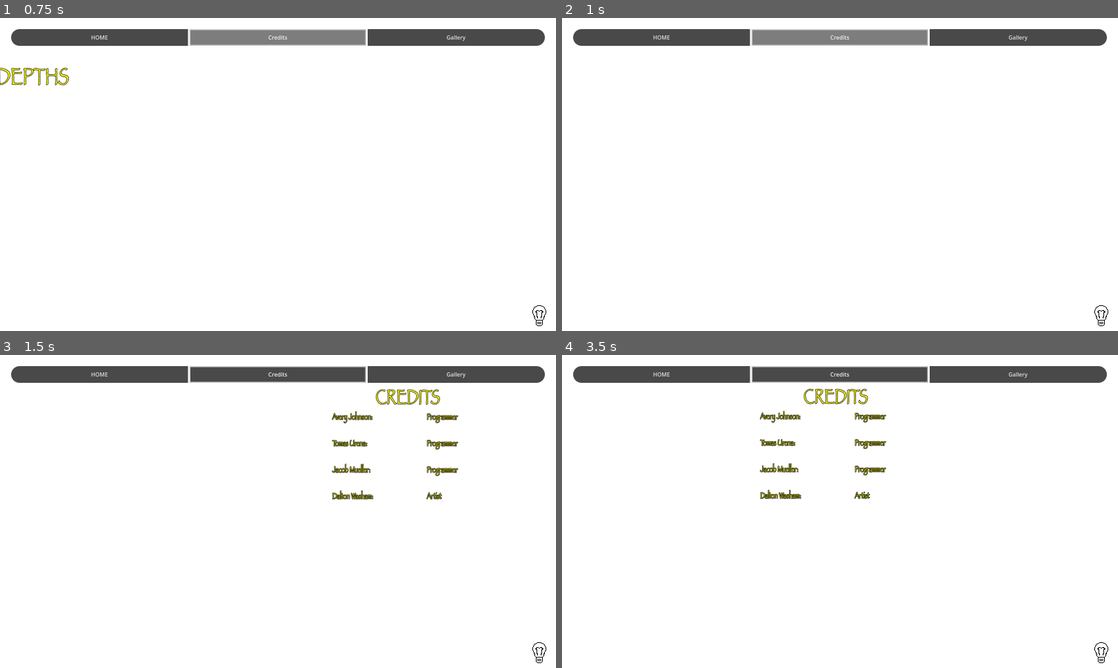
Above: before the commit, frames 1-4 (two rows, left to right).
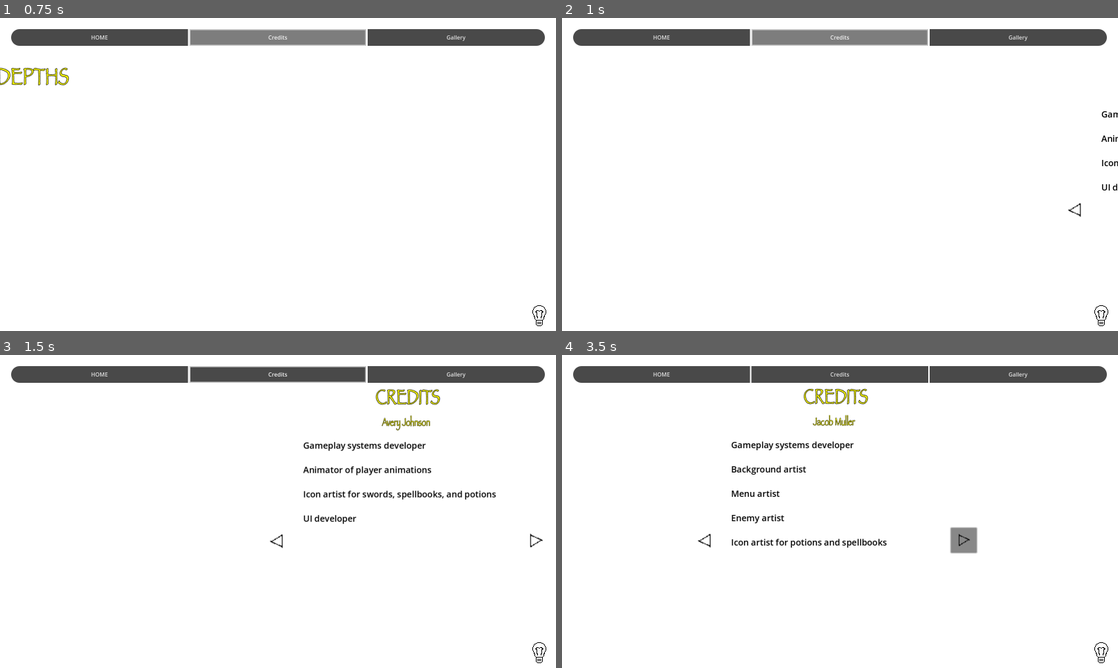
Above: after the commit, the same moments.

Repository: gremloid/In-The-Depths-Website
Game: Godot game, scene res://main.tscn
The game is run twice, just before and just after one commit, with the same random seed, the same clock (stepped at 60 frames per second) and the same inputs.
Inputs (mouse positions are in pixels of both pictures, inside the frame that each line leads up to):
- Up to frame 1 (0.75 s): click "Credits" at 0.5 s
- Up to frame 2 (1 s): no input
- Up to frame 3 (1.5 s): click (366, 545) at 1.27 s
- Up to frame 4 (3.5 s): click (1012, 536) at 2.02 s; click (973, 542) at 2.77 s

Frame 1 is identical in both runs. In frame 2, 0.2% of the frame differs, in the area x 91-100%, y 29-64%; in frame 3, 2.0%; in frame 4, 2.5%, in the area x 24-75%, y 3-64%.

Commit message:
Uodated Credits Screen
Updated the credits screen to be more stylized and be able to hold more information

Diff:
--- /dev/null
+++ b/in-the-depths-website/credits.gd
@@ -0,0 +1,27 @@
+extends Node2D
+
+var avery_text = 'Gameplay systems developer\n\nAnimator of player animations\n\nIcon artist for swords, spellbooks, and potions\n\nUI developer'
+var tomas_text = 'Gameplay systems developer\n\nLore master\n\nIcon artist for items'
+var jacob_text = 'Gameplay systems developer\n\nBackground artist\n\nMenu artist\n\nEnemy artist\n\nIcon artist for potions and spellbooks'
+var dalton_text = 'Enemy artist'
+
+var text_array = [avery_text, tomas_text, jacob_text, dalton_text]
+var names_array = ['Avery Johnson', 'Tomas Urena', 'Jacob Muller', 'Dalton Washam']
+
+var current_index = 0
+
+func next_pressed() -> void:
+	if current_index == 3:
+		current_index = 0
+	else:
+		current_index += 1
+	$Name.text = '[outline_size=3]' + names_array[current_index] + '[/outline_size]'
+	$Roles.text = text_array[current_index]
+
+func previous_pressed() -> void:
+	if current_index == 0:
+		current_index = 3
+	else:
+		current_index -= 1
+	$Name.text = '[outline_size=3]' + names_array[current_index] + '[/outline_size]'
+	$Roles.text = text_array[current_index]
--- a/in-the-depths-website/gallery.gd
+++ b/in-the-depths-website/gallery.gd
@@ -225,7 +225,7 @@
 
 func _on_magic_missile_button_pressed() -> void:
 	current_spell = 'Magic Missile'
-	current_spell_animation = 'magic_missle'
+	current_spell_animation = 'magic_missile'
 	set_text('Magic Missile')
 
 func _on_chain_lightning_button_pressed() -> void:
--- a/in-the-depths-website/main.gd
+++ b/in-the-depths-website/main.gd
@@ -7,6 +7,9 @@
 var offset = 80
 
 @onready var center = $CenterNodes/MainPageCenter.global_position
+
+func _ready():
+	$Credits/Roles.modulate = 'WHITE'
 
 func _process(delta):
 	# 1. Get the current mouse position in the viewport
@@ -99,3 +102,15 @@
 	center_camera_x()
 	center_camera_y()
 	$Camera2D.position_smoothing_speed = 2
+
+func _on_previous_pressed() -> void:
+	$AnimationPlayer.play('credits_fade_out')
+	await $AnimationPlayer.animation_finished
+	$Credits.previous_pressed()
+	$AnimationPlayer.play('credits_fade_in')
+
+func _on_next_pressed() -> void:
+	$AnimationPlayer.play('credits_fade_out')
+	await $AnimationPlayer.animation_finished
+	$Credits.next_pressed()
+	$AnimationPlayer.play('credits_fade_in')
--- a/in-the-depths-website/main.tscn
+++ b/in-the-depths-website/main.tscn
@@ -13,8 +13,11 @@
 [ext_resource type="Texture2D" uid="uid://bxh6mtecfnmrd" path="res://Art/Website-Icons/play-icon-darkmode.png" id="9_hrvbo"]
 [ext_resource type="Script" uid="uid://bb52eaws2d10f" path="res://gallery.gd" id="9_xuqvo"]
 [ext_resource type="Texture2D" uid="uid://d2ct4j0b68bl2" path="res://Art/Sword-Icons/Leaf-Blade.png" id="10_cegan"]
+[ext_resource type="Texture2D" uid="uid://dqoggr3q7o4en" path="res://Art/Website-Icons/previous-icon-darkmode.png" id="10_kkkcx"]
+[ext_resource type="Script" uid="uid://b4tbm6e4klcg0" path="res://credits.gd" id="11_0dhbp"]
 [ext_resource type="Texture2D" uid="uid://db6swvhdknrml" path="res://Art/Sword-Icons/Fire-Sword.png" id="11_82xsv"]
 [ext_resource type="Texture2D" uid="uid://cli2dalhfbbfr" path="res://Art/Sword-Icons/Poison-Sword.png" id="12_getpj"]
+[ext_resource type="Texture2D" uid="uid://hfig2f80kyqu" path="res://Art/Website-Icons/previous-icon-lightmode.png" id="12_jx0wj"]
 [ext_resource type="Texture2D" uid="uid://ccfndm87p2rgi" path="res://Art/Sword-Icons/Lightning-Sword.png" id="13_ryguw"]
 [ext_resource type="Texture2D" uid="uid://c7sfd6wmrc06h" path="res://Art/Sword-Icons/Slime-Sword.png" id="14_d13ii"]
 [ext_resource type="Texture2D" uid="uid://cbo5v452n2xu2" path="res://Art/Sword-Icons/Gladius.png" id="15_1u8w0"]
@@ -284,6 +287,90 @@
 "update": 0,
 "values": [Color(0, 0, 0, 0.5019608)]
 }
+tracks/13/type = "value"
+tracks/13/imported = false
+tracks/13/enabled = true
+tracks/13/path = NodePath("Credits/Roles:theme_override_colors/default_color")
+tracks/13/interp = 1
+tracks/13/loop_wrap = true
+tracks/13/keys = {
+"times": PackedFloat32Array(0),
+"transitions": PackedFloat32Array(1),
+"update": 0,
+"values": [Color(0, 0, 0, 1)]
+}
+tracks/14/type = "value"
+tracks/14/imported = false
+tracks/14/enabled = true
+tracks/14/path = NodePath("Credits/Next:icon")
+tracks/14/interp = 1
+tracks/14/loop_wrap = true
+tracks/14/keys = {
+"times": PackedFloat32Array(0),
+"transitions": PackedFloat32Array(1),
+"update": 1,
+"values": [ExtResource("49_sm6fg")]
+}
+tracks/15/type = "value"
+tracks/15/imported = false
+tracks/15/enabled = true
+tracks/15/path = NodePath("Credits/Previous:icon")
+tracks/15/interp = 1
+tracks/15/loop_wrap = true
+tracks/15/keys = {
+"times": PackedFloat32Array(0),
+"transitions": PackedFloat32Array(1),
+"update": 1,
+"values": [ExtResource("12_jx0wj")]
+}
+tracks/16/type = "value"
+tracks/16/imported = false
+tracks/16/enabled = true
+tracks/16/path = NodePath("Credits/Next:modulate")
+tracks/16/interp = 1
+tracks/16/loop_wrap = true
+tracks/16/keys = {
+"times": PackedFloat32Array(0),
+"transitions": PackedFloat32Array(1),
+"update": 0,
+"values": [Color(1, 1, 1, 1)]
+}
+tracks/17/type = "value"
+tracks/17/imported = false
+tracks/17/enabled = true
+tracks/17/path = NodePath("Credits/Previous:modulate")
+tracks/17/interp = 1
+tracks/17/loop_wrap = true
+tracks/17/keys = {
+"times": PackedFloat32Array(0),
+"transitions": PackedFloat32Array(1),
+"update": 0,
+"values": [Color(1, 1, 1, 1)]
+}
+tracks/18/type = "value"
+tracks/18/imported = false
+tracks/18/enabled = true
+tracks/18/path = NodePath("Credits/Name:modulate")
+tracks/18/interp = 1
+tracks/18/loop_wrap = true
+tracks/18/keys = {
+"times": PackedFloat32Array(0),
+"transitions": PackedFloat32Array(1),
+"update": 0,
+"values": [Color(1, 1, 1, 1)]
+}
+tracks/19/type = "value"
+tracks/19/imported = false
+tracks/19/enabled = true
+tracks/19/path = NodePath("Credits/Roles:modulate")
+tracks/19/interp = 1
+tracks/19/loop_wrap = true
+tracks/19/keys = {
+"times": PackedFloat32Array(0),
+"transitions": PackedFloat32Array(1),
+"update": 0,
+"values": [Color(1, 1, 1, 0)]
+}
 
 [sub_resource type="Animation" id="Animation_7mycd"]
 resource_name = "dark_mode"
@@ -444,6 +531,66 @@
 "update": 0,
 "values": [Color(0, 0, 0, 0.5019608), Color(1, 1, 1, 0.5019608)]
 }
+tracks/13/type = "value"
+tracks/13/imported = false
+tracks/13/enabled = true
+tracks/13/path = NodePath("Credits/Roles:theme_override_colors/default_color")
+tracks/13/interp = 1
+tracks/13/loop_wrap = true
+tracks/13/keys = {
+"times": PackedFloat32Array(0, 0.5),
+"transitions": PackedFloat32Array(1, 1),
+"update": 0,
+"values": [Color(0, 0, 0, 1), Color(1, 1, 1, 1)]
+}
+tracks/14/type = "value"
+tracks/14/imported = false
+tracks/14/enabled = true
+tracks/14/path = NodePath("Credits/Next:icon")
+tracks/14/interp = 1
+tracks/14/loop_wrap = true
+tracks/14/keys = {
+"times": PackedFloat32Array(0, 0.25),
+"transitions": PackedFloat32Array(1, 1),
+"update": 1,
+"values": [ExtResource("49_sm6fg"), ExtResource("9_hrvbo")]
+}
+tracks/15/type = "value"
+tracks/15/imported = false
+tracks/15/enabled = true
+tracks/15/path = NodePath("Credits/Previous:icon")
+tracks/15/interp = 1
+tracks/15/loop_wrap = true
+tracks/15/keys = {
+"times": PackedFloat32Array(0, 0.25),
+"transitions": PackedFloat32Array(1, 1),
+"update": 1,
+"values": [ExtResource("12_jx0wj"), ExtResource("10_kkkcx")]
+}
+tracks/16/type = "value"
+tracks/16/imported = false
+tracks/16/enabled = true
+tracks/16/path = NodePath("Credits/Next:modulate")
+tracks/16/interp = 1
+tracks/16/loop_wrap = true
+tracks/16/keys = {
+"times": PackedFloat32Array(0, 0.25, 0.5),
+"transitions": PackedFloat32Array(1, 1, 1),
+"update": 0,
+"values": [Color(1, 1, 1, 1), Color(1, 1, 1, 0), Color(1, 1, 1, 1)]
+}
+tracks/17/type = "value"
+tracks/17/imported = false
+tracks/17/enabled = true
+tracks/17/path = NodePath("Credits/Previous:modulate")
+tracks/17/interp = 1
+tracks/17/loop_wrap = true
+tracks/17/keys = {
+"times": PackedFloat32Array(0, 0.25, 0.5),
+"transitions": PackedFloat32Array(1, 1, 1),
+"update": 0,
+"values": [Color(1, 1, 1, 1), Color(1, 1, 1, 0), Color(1, 1, 1, 1)]
+}
 
 [sub_resource type="Resource" id="Resource_5vw27"]
 metadata/__load_path__ = "res://Art/Website-Icons/lightbulb-button-darkmode-hover.png"
@@ -607,13 +754,133 @@
 "update": 0,
 "values": [Color(1, 1, 1, 0.5019608), Color(0, 0, 0, 0.5019608)]
 }
+tracks/13/type = "value"
+tracks/13/imported = false
+tracks/13/enabled = true
+tracks/13/path = NodePath("Credits/Roles:theme_override_colors/default_color")
+tracks/13/interp = 1
+tracks/13/loop_wrap = true
+tracks/13/keys = {
+"times": PackedFloat32Array(0, 0.5),
+"transitions": PackedFloat32Array(1, 1),
+"update": 0,
+"values": [Color(1, 1, 1, 1), Color(0, 0, 0, 1)]
+}
+tracks/14/type = "value"
+tracks/14/imported = false
+tracks/14/enabled = true
+tracks/14/path = NodePath("Credits/Next:icon")
+tracks/14/interp = 1
+tracks/14/loop_wrap = true
+tracks/14/keys = {
+"times": PackedFloat32Array(0, 0.25),
+"transitions": PackedFloat32Array(1, 1),
+"update": 1,
+"values": [ExtResource("9_hrvbo"), ExtResource("49_sm6fg")]
+}
+tracks/15/type = "value"
+tracks/15/imported = false
+tracks/15/enabled = true
+tracks/15/path = NodePath("Credits/Previous:modulate")
+tracks/15/interp = 1
+tracks/15/loop_wrap = true
+tracks/15/keys = {
+"times": PackedFloat32Array(0, 0.25, 0.5),
+"transitions": PackedFloat32Array(1, 1, 1),
+"update": 0,
+"values": [Color(1, 1, 1, 1), Color(1, 1, 1, 0), Color(1, 1, 1, 1)]
+}
+tracks/16/type = "value"
+tracks/16/imported = false
+tracks/16/enabled = true
+tracks/16/path = NodePath("Credits/Previous:icon")
+tracks/16/interp = 1
+tracks/16/loop_wrap = true
+tracks/16/keys = {
+"times": PackedFloat32Array(0, 0.25),
+"transitions": PackedFloat32Array(1, 1),
+"update": 1,
+"values": [ExtResource("10_kkkcx"), ExtResource("12_jx0wj")]
+}
+tracks/17/type = "value"
+tracks/17/imported = false
+tracks/17/enabled = true
+tracks/17/path = NodePath("Credits/Next:modulate")
+tracks/17/interp = 1
+tracks/17/loop_wrap = true
+tracks/17/keys = {
+"times": PackedFloat32Array(0, 0.25, 0.5),
+"transitions": PackedFloat32Array(1, 1, 1),
+"update": 0,
+"values": [Color(1, 1, 1, 1), Color(1, 1, 1, 0), Color(1, 1, 1, 1)]
+}
+
+[sub_resource type="Animation" id="Animation_kkkcx"]
+resource_name = "credits_fade_out"
+length = 0.25
+tracks/0/type = "value"
+tracks/0/imported = false
+tracks/0/enabled = true
+tracks/0/path = NodePath("Credits/Name:modulate")
+tracks/0/interp = 1
+tracks/0/loop_wrap = true
+tracks/0/keys = {
+"times": PackedFloat32Array(0, 0.25),
+"transitions": PackedFloat32Array(1, 1),
+"update": 0,
+"values": [Color(1, 1, 1, 1), Color(1, 1, 1, 0)]
+}
+tracks/1/type = "value"
+tracks/1/imported = false
+tracks/1/enabled = true
+tracks/1/path = NodePath("Credits/Roles:modulate")
+tracks/1/interp = 1
+tracks/1/loop_wrap = true
+tracks/1/keys = {
+"times": PackedFloat32Array(0, 0.25),
+"transitions": PackedFloat32Array(1, 1),
+"update": 0,
+"values": [Color(1, 1, 1, 1), Color(1, 1, 1, 0)]
+}
+
+[sub_resource type="Animation" id="Animation_34ol3"]
+resource_name = "credits_fade_in"
+length = 0.25
+tracks/0/type = "value"
+tracks/0/imported = false
+tracks/0/enabled = true
+tracks/0/path = NodePath("Credits/Name:modulate")
+tracks/0/interp = 1
+tracks/0/loop_wrap = true
+tracks/0/keys = {
+"times": PackedFloat32Array(0, 0.25),
+"transitions": PackedFloat32Array(1, 1),
+"update": 0,
+"values": [Color(1, 1, 1, 0), Color(1, 1, 1, 1)]
+}
+tracks/1/type = "value"
+tracks/1/imported = false
+tracks/1/enabled = true
+tracks/1/path = NodePath("Credits/Roles:modulate")
+tracks/1/interp = 1
+tracks/1/loop_wrap = true
+tracks/1/keys = {
+"times": PackedFloat32Array(0, 0.25),
+"transitions": PackedFloat32Array(1, 1),
+"update": 0,
+"values": [Color(1, 1, 1, 0), Color(1, 1, 1, 1)]
+}
 
 [sub_resource type="AnimationLibrary" id="AnimationLibrary_kek77"]
 _data = {
 &"RESET": SubResource("Animation_272bh"),
+&"credits_fade_in": SubResource("Animation_34ol3"),
+&"credits_fade_out": SubResource("Animation_kkkcx"),
 &"dark_mode": SubResource("Animation_7mycd"),
 &"light_mode": SubResource("Animation_5vw27")
 }
+
+[sub_resource type="StyleBoxEmpty" id="StyleBoxEmpty_kkkcx"]
 
 [sub_resource type="StyleBoxEmpty" id="StyleBoxEmpty_h0sjo"]
 
@@ -4123,8 +4390,9 @@
 vertical_alignment = 1
 
 [node name="Credits" type="Node2D" parent="."]
-
-[node name="RichTextLabel" type="RichTextLabel" parent="Credits"]
+script = ExtResource("11_0dhbp")
+
+[node name="Title" type="RichTextLabel" parent="Credits"]
 offset_left = 3030.0
 offset_top = 88.0
 offset_right = 3654.0
@@ -4137,27 +4405,54 @@
 horizontal_alignment = 1
 vertical_alignment = 1
 
-[node name="CreditsContainer" type="ScrollContainer" parent="Credits"]
-offset_left = 2964.0
-offset_top = 176.0
-offset_right = 3714.0
-offset_bottom = 560.0
-
-[node name="RichTextLabel" type="RichTextLabel" parent="Credits/CreditsContainer"]
-layout_mode = 2
-size_flags_horizontal = 3
-size_flags_vertical = 3
+[node name="Name" type="RichTextLabel" parent="Credits"]
+offset_left = 3185.0
+offset_top = 188.0
+offset_right = 3488.0
+offset_bottom = 237.0
 theme_override_colors/default_color = Color(1, 1, 0, 1)
 theme_override_fonts/normal_font = ExtResource("1_ig7tw")
-theme_override_font_sizes/normal_font_size = 24
+theme_override_font_sizes/normal_font_size = 30
 bbcode_enabled = true
-text = "[outline_size=5]										Avery Johnson: 										Programmer
-
-										Tomas Urena: 											Programmer
-
-										Jacob Mueller: 										Programmer
-
-										Dalton Washam: 										Artist[/outline_size]"
+text = "[outline_size=3]Avery Johnson[/outline_size]"
+horizontal_alignment = 1
+vertical_alignment = 1
+
+[node name="Roles" type="RichTextLabel" parent="Credits"]
+modulate = Color(1, 1, 1, 0)
+offset_left = 3040.0
+offset_top = 256.0
+offset_right = 3634.0
+offset_bottom = 840.0
+theme_override_colors/default_color = Color(0, 0, 0, 1)
+theme_override_font_sizes/normal_font_size = 25
+text = "Gameplay systems developer
+
+Animator of player animations
+
+Icon artist for swords, spellbooks, and potions
+
+UI developer"
+
+[node name="Previous" type="Button" parent="Credits"]
+offset_left = 2928.0
+offset_top = 512.0
+offset_right = 3003.0
+offset_bottom = 584.0
+theme_override_styles/normal = SubResource("StyleBoxEmpty_kkkcx")
+icon = ExtResource("12_jx0wj")
+icon_alignment = 1
+expand_icon = true
+
+[node name="Next" type="Button" parent="Credits"]
+offset_left = 3672.0
+offset_top = 512.0
+offset_right = 3747.0
+offset_bottom = 584.0
+theme_override_styles/normal = SubResource("StyleBoxEmpty_kkkcx")
+icon = ExtResource("49_sm6fg")
+icon_alignment = 1
+expand_icon = true
 
 [node name="Gallery" type="Node2D" parent="."]
 script = ExtResource("9_xuqvo")
@@ -4539,6 +4834,8 @@
 [connection signal="pressed" from="UI/HBoxContainer/Credits" to="." method="_on_credits_pressed"]
 [connection signal="pressed" from="UI/HBoxContainer/Gallery" to="." method="_on_gallery_pressed"]
 [connection signal="pressed" from="UI/DarkModeButton" to="." method="_on_dark_mode_button_pressed"]
+[connection signal="pressed" from="Credits/Previous" to="." method="_on_previous_pressed"]
+[connection signal="pressed" from="Credits/Next" to="." method="_on_next_pressed"]
 [connection signal="pressed" from="Gallery/SwordsButton" to="Gallery" method="_on_swords_button_pressed"]
 [connection signal="pressed" from="Gallery/SpellsButton" to="Gallery" method="_on_spells_button_pressed"]
 [connection signal="pressed" from="Gallery/SwordsContainer/GridContainer/WoodenSwordButton" to="Gallery" method="_on_wooden_sword_button_pressed"]
Binary file changed: in-the-depths-website/Art/Website-Icons/lightbulb-button-darkmode-hover.png
Binary file changed: in-the-depths-website/Art/Website-Icons/lightbulb-icon-darkmode.png
Binary file changed: in-the-depths-website/Art/Website-Icons/play-icon-darkmode.png
Binary file added: in-the-depths-website/Art/Website-Icons/previous-icon-darkmode.png
Not shown, added: in-the-depths-website/Art/Website-Icons/previous-icon-darkmode.png.import
Binary file added: in-the-depths-website/Art/Website-Icons/previous-icon-lightmode.png
Not shown, added: in-the-depths-website/Art/Website-Icons/previous-icon-lightmode.png.import
Not shown, added: in-the-depths-website/credits.gd.uid
Not shown: 1 places in in-the-depths-website/main.tscn that only renumber resources
Not shown, added: .DS_Store
Not shown, added: in-the-depths-website/.DS_Store
Not shown, added: in-the-depths-website/Art/.DS_Store
(and 1 more such lines)
